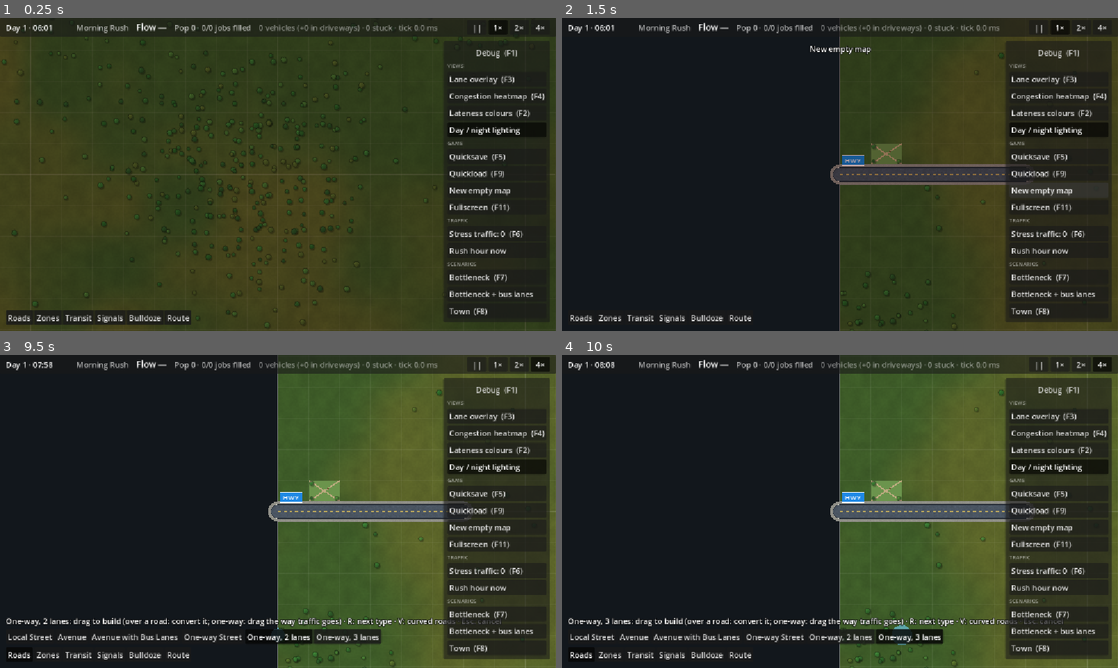
Above: before the commit, frames 1-4 (two rows, left to right).
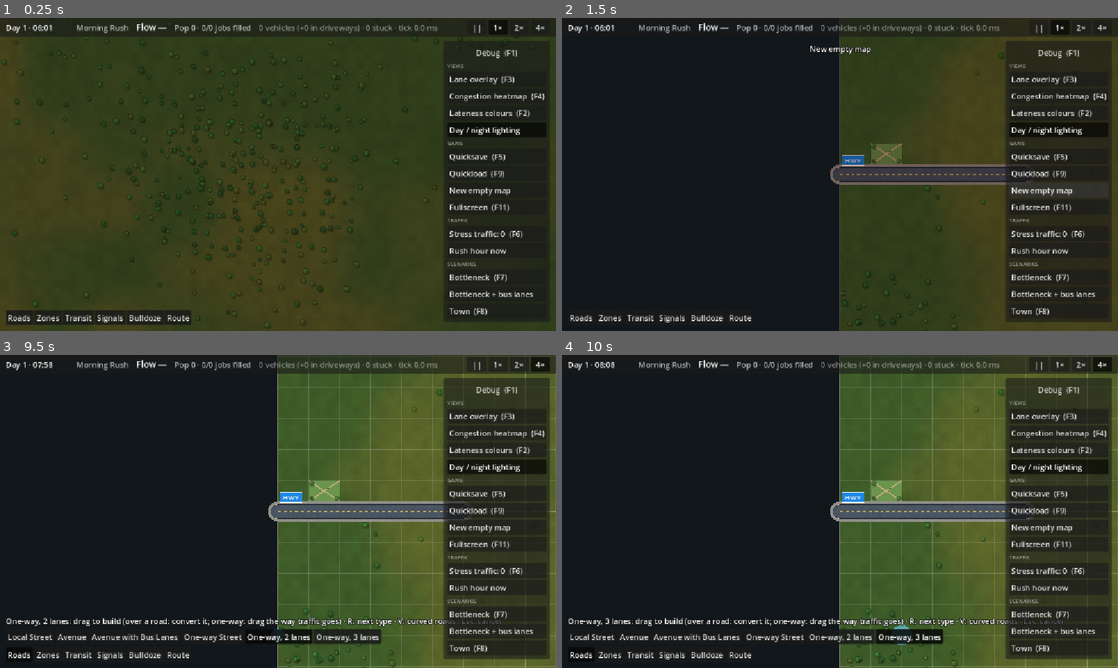
Above: after the commit, the same moments.

Repository: gimk/transit-flow
Game: Godot game, scene res://scenes/main.tscn
Two runs of this game, one before a commit and one after it. Both use one fixed random seed, a clock stepped at 60 frames per second and the inputs below.
Inputs:
- Up to frame 1 (0.25 s): no input
- Up to frame 2 (1.5 s): click "New empty map" at 0.5 s; click "New empty map" at 1.25 s
- Up to frame 3 (9.5 s): click "||" at 2 s; click "1×" at 2.75 s; click "2×" at 3.5 s; click "4×" at 4.25 s; click "Roads" at 5 s; click "Local Street" at 5.75 s; click "Avenue" at 6.5 s; click "Avenue with Bus Lanes" at 7.25 s; click "One-way Street" at 8 s; click "One-way, 2 lanes" at 8.75 s
- Up to frame 4 (10 s): click "One-way, 3 lanes" at 9.5 s

The runs differ from the first frame. In frame 1, less than 0.1% of the frame differs, in the area x 5-50%, y 10-51%; in frame 2, less than 0.1%; in frame 3, less than 0.1%, in the area x 55-100%, y 6-100%; in frame 4, less than 0.1%.

Commit message:
Polish: grid shown only with tools that snap to it
The building grid fades in while the road or zoning tools are active
(BuildTool.shows_grid) and is hidden otherwise; the map border stays.

Diff:
--- a/tests/integration/test_build_tools.gd
+++ b/tests/integration/test_build_tools.gd
@@ -392,3 +392,14 @@
 	assert_false(body.visible)
 	await _press_action(&"toggle_debug_menu")
 	assert_true(body.visible)
+
+
+func test_the_grid_shows_only_with_tools_that_snap_to_it() -> void:
+	var grid := _main.get_node("World/GridRenderer") as GridRenderer
+	assert_eq(grid._grid_target, 0.0, "hidden with no tool")
+	await _press_action(&"tool_road")
+	assert_eq(grid._grid_target, 1.0, "roads snap to it")
+	await _press_action(&"tool_bulldoze")
+	assert_eq(grid._grid_target, 0.0, "bulldozing doesn't")
+	await _press_action(&"tool_residential")
+	assert_eq(grid._grid_target, 1.0, "zoning does")
--- a/tools/build_tool.gd
+++ b/tools/build_tool.gd
@@ -22,6 +22,11 @@
 	visible = false
 	set_process(false)
 	Events.tool_hint_changed.emit("")
+
+
+## Whether the building grid is shown while this tool is active (tools that snap to it).
+func shows_grid() -> bool:
+	return false
 
 
 ## Return true if the event was consumed.
--- a/tools/road_tool.gd
+++ b/tools/road_tool.gd
@@ -36,6 +36,10 @@
 func _ready() -> void:
 	road_type = RoadType.list_all()[0]
 	super()
+
+
+func shows_grid() -> bool:
+	return true
 
 
 func get_variants() -> Array[StringName]:
--- a/tools/zone_tool.gd
+++ b/tools/zone_tool.gd
@@ -28,6 +28,10 @@
 		if _dragging:
 			Events.tool_hint_changed.emit("%d cells" % get_selected_cells().size())
 		queue_redraw()
+
+
+func shows_grid() -> bool:
+	return true
 
 
 func handle_input(event: InputEvent) -> bool:
--- a/view/grid_renderer.gd
+++ b/view/grid_renderer.gd
@@ -1,20 +1,28 @@
 class_name GridRenderer
 extends Node2D
 ## Draws the map's ground (ground.gdshader: varied grass in `map_color`) and, over it on
-## a child layer, the building grid, limited to the visible area. Minor lines are hidden
-## when zoomed out far enough that they would turn into noise.
+## a child layer, the building grid, limited to the visible area. The grid only shows
+## (fading in and out) while a tool that snaps to it is active (BuildTool.shows_grid:
+## roads, zoning), and faintly: the rest of the time it would only clutter the map.
+## Minor lines are hidden when zoomed out far enough that they would turn into noise.
+## The map border always shows.
 
 const MAJOR_EVERY := 8
 const MIN_MINOR_SPACING_PX := 12.0
+## Seconds for the grid to fade in or out.
+const FADE_TIME := 0.15
 
 @export var map_color := Color("1f2933")
-@export var minor_color := Color(1, 1, 1, 0.05)
-@export var major_color := Color(1, 1, 1, 0.12)
+@export var minor_color := Color(1, 1, 1, 0.14)
+@export var major_color := Color(1, 1, 1, 0.24)
 @export var border_color := Color(1, 1, 1, 0.35)
 
 var _visible_rect := Rect2()
 ## The grid lines, drawn without the ground shader.
 var _lines := Node2D.new()
+## How much of the grid shows (0..1), and toward what.
+var _grid_alpha := 0.0
+var _grid_target := 0.0
 
 
 func _ready() -> void:
@@ -24,13 +32,25 @@
 	_lines.name = "Lines"
 	add_child(_lines)
 	_lines.draw.connect(_draw_lines)
+	Events.tool_changed.connect(_on_tool_changed)
 
 
-func _process(_delta: float) -> void:
+func _process(delta: float) -> void:
 	var rect := _compute_visible_rect()
 	if rect != _visible_rect:
 		_visible_rect = rect
 		_lines.queue_redraw()
+	if _grid_alpha != _grid_target:
+		_grid_alpha = move_toward(_grid_alpha, _grid_target, delta / FADE_TIME)
+		_lines.queue_redraw()
+
+
+func _on_tool_changed(tool_id: StringName) -> void:
+	# Tools live under the ToolManager node, named by their id.
+	var tool: BuildTool = null
+	if tool_id != &"":
+		tool = get_node_or_null(NodePath("../Tools/" + String(tool_id))) as BuildTool
+	_grid_target = 1.0 if tool != null and tool.shows_grid() else 0.0
 
 
 func _draw() -> void:
@@ -40,7 +60,7 @@
 func _draw_lines() -> void:
 	var map := Grid.map_rect()
 	var view := _visible_rect.intersection(map)
-	if view.has_area():
+	if view.has_area() and _grid_alpha > 0.0:
 		var cell := Grid.CELL_SIZE
 		var screen_scale := get_viewport().get_canvas_transform().get_scale().x
 		var draw_minor := cell * screen_scale >= MIN_MINOR_SPACING_PX
@@ -67,9 +87,9 @@
 				minor.append(to)
 
 		if not minor.is_empty():
-			_lines.draw_multiline(minor, minor_color)
+			_lines.draw_multiline(minor, Color(minor_color, minor_color.a * _grid_alpha))
 		if not major.is_empty():
-			_lines.draw_multiline(major, major_color)
+			_lines.draw_multiline(major, Color(major_color, major_color.a * _grid_alpha))
 
 	_lines.draw_rect(map, border_color, false)
 
Not shown, changed: docs/IMPLEMENTATION_PLAN.md
